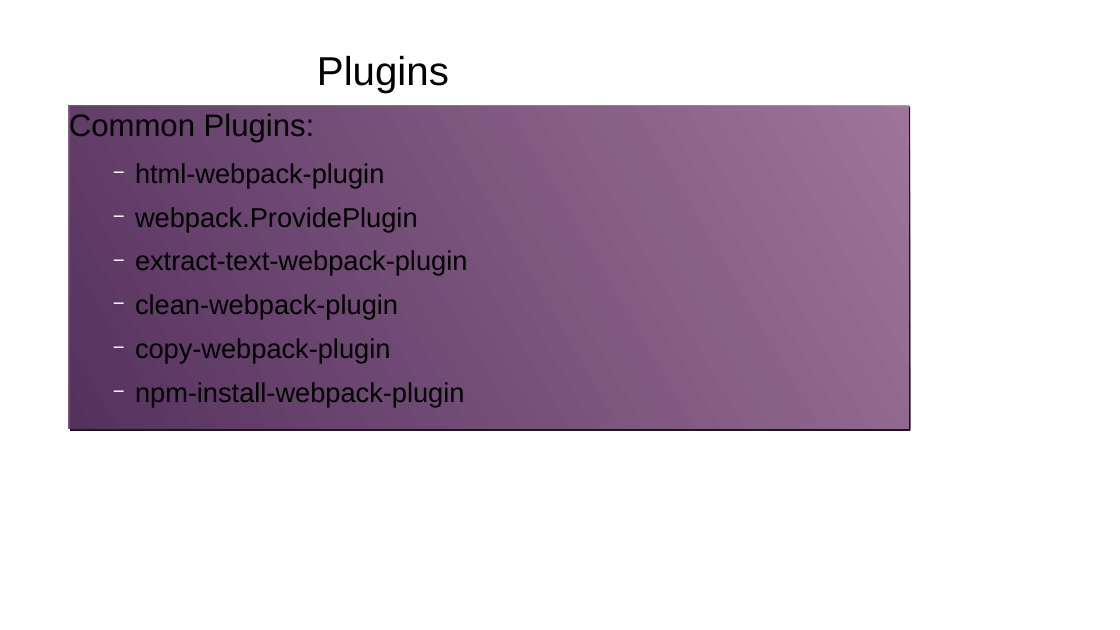
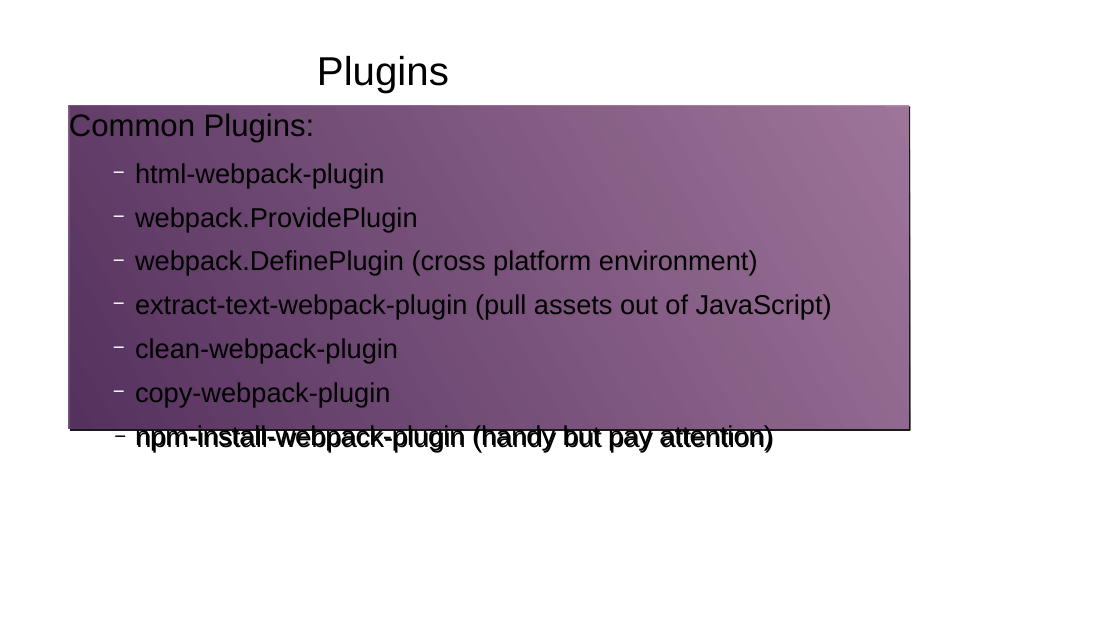
Before and after one commit to gharley/webpack-presi, a slide deck: slide 7 of webpack.odp. Drawn at 1120x630 pixels with LibreOffice and Linux fonts; fonts in the diff are those of the drawing; background and template pictures are left out. Boxes give left, top, right and bottom in pixels: in the first picture for what was removed or moved away, otherwise in the second. Text is boxed around its words. In the diff, an @@ line names an element or a change of style, - is before the commit and + after.

Commit message:
Updating for webpack 2.x and Boise Code Camp

```diff
--- a/webpack.odp
+++ b/webpack.odp
@@ text at box(135, 250, 832, 319): text changed @@
-  − extract-text-webpack-plugin
+  − webpack.DefinePlugin (cross platform environment)
+  − extract-text-webpack-plugin (pull assets out of JavaScript)
@@ text at box(135, 425, 772, 450): text changed @@
-  − npm-install-webpack-plugin
+  − npm-install-webpack-plugin (handy but pay attention)
```
Also in this commit, not shown: 6 other slides changed, 1 other file.
